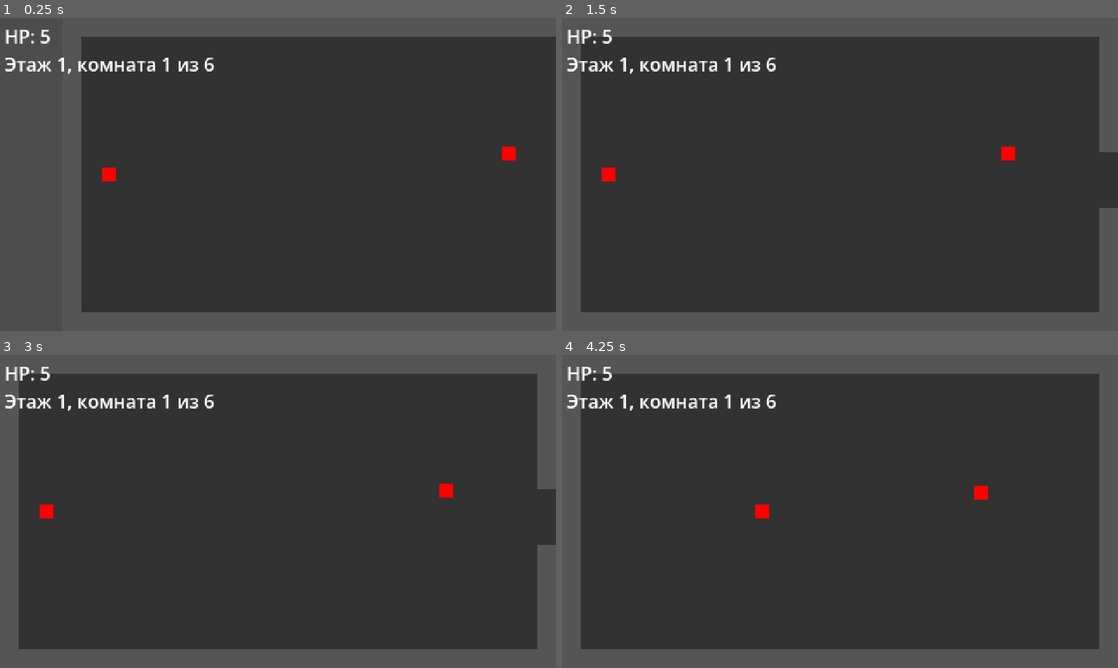
Above: before the commit, frames 1-4 (two rows, left to right).
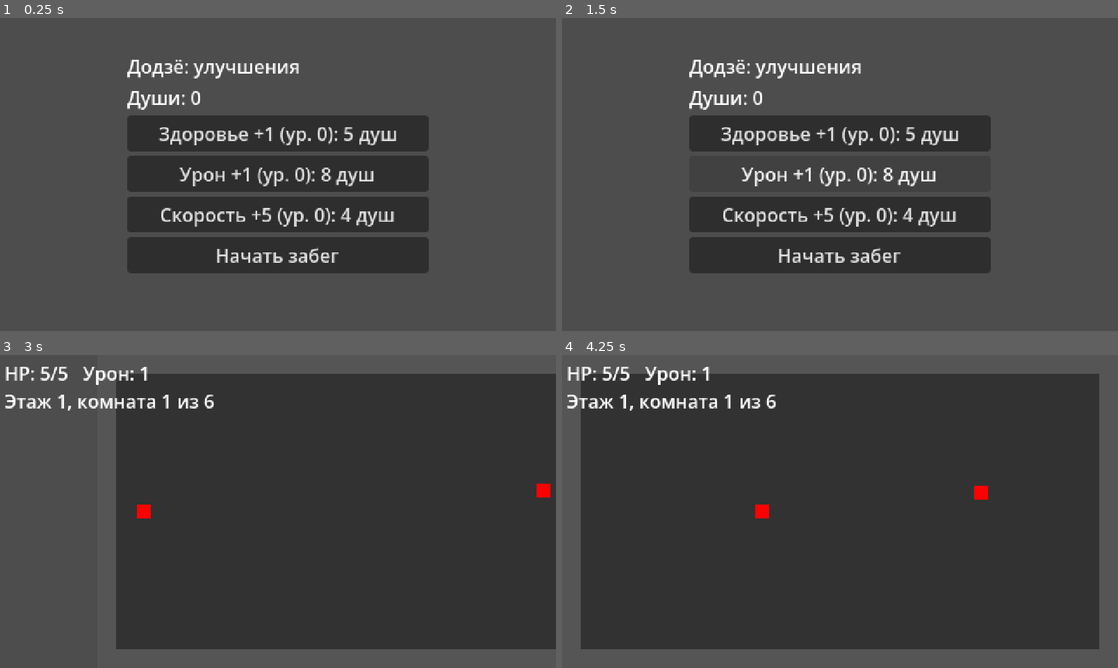
Above: after the commit, the same moments.

Repository: yungvlone112/first-roguelike-project
Game: Godot game, scene res://scenes/shop.tscn
Same seed, same stepped clock (60 frames per second), same inputs: the game is played once before the commit and once after it. Before the commit the project starts from res://scenes/main.tscn.
Inputs (mouse positions are in pixels of both pictures, inside the frame that each line leads up to):
- Up to frame 1 (0.25 s): no input
- Up to frame 2 (1.5 s): click (840, 133) at 0.5 s, where only the run after the commit has a clickable "Здоровье +1 (ур. 0): 5 душ"; click (840, 174) at 1.25 s, where only the run after the commit has a clickable "Урон +1 (ур. 0): 8 душ"
- Up to frame 3 (3 s): click (278, 552) at 2 s, where only the run after the commit has a clickable "Скорость +5 (ур. 0): 4 душ"; click (278, 592) at 2.75 s, where only the run after the commit has a clickable "Начать забег"
- Up to frame 4 (4.25 s): hold D (move_right) from 3.53 s (still down); tap J (attack) at 3.6 s

The runs differ from the first frame. In frame 1, 53% of the frame differs, in the area x 0-100%, y 3-94%; in frame 2, 60%; in frame 3, 18%; in frame 4, 0.3%.

Commit message:
постоянная прокачка и экран Додзё

Diff:
--- a/project.godot
+++ b/project.godot
@@ -11,9 +11,13 @@
 [application]
 
 config/name="first roguelike project"
-run/main_scene="uid://cal0kpvcj82mj"
+run/main_scene="uid://cfk5rqbuv24rf"
 config/features=PackedStringArray("4.7", "Forward Plus")
 config/icon="res://icon.svg"
+
+[autoload]
+
+Meta="*uid://bnpikh0g7rlyc"
 
 [display]
 
--- /dev/null
+++ b/scenes/pickup.tscn
@@ -0,0 +1,24 @@
+[gd_scene format=3 uid="uid://t8sfxbyneqr6"]
+
+[ext_resource type="Script" uid="uid://de7mqjrkln1sh" path="res://scripts/pickup.gd" id="1_pg2rt"]
+
+[sub_resource type="CircleShape2D" id="CircleShape2D_hf7dp"]
+radius = 7.0
+
+[node name="Pickup" type="Area2D" unique_id=990825989]
+script = ExtResource("1_pg2rt")
+
+[node name="CollisionShape2D" type="CollisionShape2D" parent="." unique_id=1285709175]
+shape = SubResource("CircleShape2D_hf7dp")
+
+[node name="ColorRect" type="ColorRect" parent="." unique_id=216442295]
+offset_left = -5.0
+offset_top = -5.0
+offset_right = 5.0
+offset_bottom = 5.0
+
+[node name="Tag" type="Label" parent="." unique_id=115183044]
+offset_left = -20.0
+offset_top = -20.0
+offset_right = 20.0
+offset_bottom = 3.0
--- a/scenes/player.tscn
+++ b/scenes/player.tscn
@@ -29,12 +29,12 @@
 limit_smoothed = true
 position_smoothing_enabled = true
 
-[node name="HitBox" type="Area2D" parent="." unique_id=235776242]
+[node name="Hitbox" type="Area2D" parent="." unique_id=235776242]
 
-[node name="CollisionShape2D" type="CollisionShape2D" parent="HitBox" unique_id=148646269]
+[node name="CollisionShape2D" type="CollisionShape2D" parent="Hitbox" unique_id=148646269]
 shape = SubResource("RectangleShape2D_fqxyq")
 
-[node name="Slash" type="ColorRect" parent="HitBox" unique_id=583038734]
+[node name="Slash" type="ColorRect" parent="Hitbox" unique_id=583038734]
 offset_left = -8.0
 offset_top = -8.0
 offset_right = 8.0
--- /dev/null
+++ b/scenes/shop.tscn
@@ -0,0 +1,10 @@
+[gd_scene format=3 uid="uid://cfk5rqbuv24rf"]
+
+[ext_resource type="Script" uid="uid://bdbyrpx167va2" path="res://scripts/shop.gd" id="1_lx5au"]
+
+[node name="Shop" type="Control" unique_id=1825550824]
+layout_mode = 3
+anchors_preset = 0
+offset_right = 40.0
+offset_bottom = 40.0
+script = ExtResource("1_lx5au")
--- a/scripts/main.gd
+++ b/scripts/main.gd
@@ -31,7 +31,8 @@
 	if room_idx == 0:
 		current.enemy_count = 1
 	elif room_idx == rooms_in_floor - 1:
-		current.enemy_count = 5 + floor_num
+		current.is_boss = true
+		current.boss_hp = 8 + 4 * floor_num
 	else:
 		current.enemy_count = randi_range(2, 3 + floor_num)
 	player.global_position = Vector2(40, 135)
--- /dev/null
+++ b/scripts/meta.gd
@@ -0,0 +1,49 @@
+extends Node
+
+const SAVE_PATH := "user://save.json"
+const NAMES = {"hp": "Здоровье +1", "dmg": "Урон +1", "speed": "Скорость +5"}
+const BASE_COST = {"hp": 5, "dmg": 8, "speed": 4}
+
+var souls := 0
+var levels := {"hp": 0, "dmg": 0, "speed": 0}
+
+func _ready():
+	load_game()
+
+func level(kind):
+	return levels[kind]
+
+func cost(kind):
+	return BASE_COST[kind] * (levels[kind] + 1)
+
+func buy(kind) -> bool:
+	var c = cost(kind)
+	if souls < c:
+		return false
+	souls -= c
+	levels[kind] += 1
+	save_game()
+	return true
+
+func add_souls(n):
+	souls += n
+	save_game()
+
+func save_game():
+	var f = FileAccess.open(SAVE_PATH, FileAccess.WRITE)
+	if f:
+		f.store_string(JSON.stringify({"souls": souls, "levels": levels}))
+
+func load_game():
+	if not FileAccess.file_exists(SAVE_PATH):
+		return
+	var f = FileAccess.open(SAVE_PATH, FileAccess.READ)
+	if f == null:
+		return
+	var data = JSON.parse_string(f.get_as_text())
+	if typeof(data) != TYPE_DICTIONARY:
+		return
+	souls = int(data.get("souls", 0))
+	var lv = data.get("levels", {})
+	for k in levels:
+		levels[k] = int(lv.get(k, 0))
--- /dev/null
+++ b/scripts/pickup.gd
@@ -0,0 +1,27 @@
+extends Area2D
+
+@export var kind := "heal"
+
+const COLORS = {
+	"heal": Color(0.3, 0.9, 0.4),
+	"damage": Color(1.0, 0.6, 0.1),
+	"speed": Color(0.3, 0.6, 1.0),
+	"maxhp": Color(1.0, 0.4, 0.6)
+}
+const NAMES = {
+	"heal": "Лечение",
+	"damage": "+Урон",
+	"speed": "+Скорость",
+	"maxhp": "+Макс. HP"
+}
+
+func _ready():
+	$ColorRect.color = COLORS[kind]
+	$Tag.text = NAMES[kind]
+	$Tag.add_theme_font_size_override("font_size", 8)
+	body_entered.connect(_on_body)
+
+func _on_body(body):
+	if body.is_in_group("player"):
+		body.apply_item(kind)
+		queue_free()
--- a/scripts/player.gd
+++ b/scripts/player.gd
@@ -7,14 +7,14 @@
 @export var max_hp := 5
 @export var iframes := 1.0
 
-var dead := false
 var hp := 0
 var facing := Vector2.RIGHT
 var can_attack := true
 var invincible := false
+var dead := false
 
-@onready var hitbox: Area2D = $HitBox
-@onready var slash: ColorRect = $HitBox/Slash
+@onready var hitbox: Area2D = $Hitbox
+@onready var slash: ColorRect = $Hitbox/Slash
 @onready var hp_label: Label = $HUD/HPLabel
 
 func _ready():
@@ -53,7 +53,20 @@
 		body.take_damage(attack_damage)
 
 func update_hp():
-	hp_label.text = "HP: %d" % hp
+	hp_label.text = "HP: %d/%d   Урон: %d" % [hp, max_hp, attack_damage]
+
+func apply_item(kind):
+	match kind:
+		"heal":
+			hp = min(hp + 2, max_hp)
+		"damage":
+			attack_damage += 1
+		"speed":
+			speed += 15.0
+		"maxhp":
+			max_hp += 1
+			hp += 1
+	update_hp()
 
 func take_damage(amount):
 	if invincible or dead:
@@ -62,7 +75,7 @@
 	update_hp()
 	if hp <= 0:
 		dead = true
-		get_tree().call_deferred("reload_current_scene")
+		get_tree().call_deferred("change_scene_to_file", "res://scenes/shop.tscn")
 		return
 	invincible = true
 	modulate.a = 0.4
--- a/scripts/room.gd
+++ b/scripts/room.gd
@@ -5,6 +5,7 @@
 const ENEMY = preload("res://scenes/enemy.tscn")
 const SHOOTER = preload("res://scenes/shooter.tscn")
 const BOSS = preload("res://scenes/boss.tscn")
+const PICKUP = preload("res://scenes/pickup.tscn")
 
 var enemy_count := 2
 var is_boss := false
@@ -56,6 +57,22 @@
 	exited.emit()
 
 func _on_enemy_died():
+	Meta.add_souls(1)
 	alive -= 1
 	if alive <= 0:
 		door.unlock()
+		drop_rewards.call_deferred()
+
+func drop_rewards():
+	if is_boss:
+		Meta.add_souls(10)
+		spawn_pickup("heal", Vector2(215, 135))
+		spawn_pickup(["damage", "speed", "maxhp"].pick_random(), Vector2(265, 135))
+	elif randf() < 0.3:
+		spawn_pickup("heal", Vector2(240, 135))
+
+func spawn_pickup(kind, pos):
+	var p = PICKUP.instantiate()
+	p.kind = kind
+	p.position = pos
+	add_child(p)
--- /dev/null
+++ b/scripts/shop.gd
@@ -0,0 +1,42 @@
+extends Control
+
+var info: Label
+var buttons := {}
+
+func _ready():
+	set_anchors_preset(Control.PRESET_FULL_RECT)
+	var bg := ColorRect.new()
+	bg.color = Color(0.1, 0.08, 0.18)
+	add_child(bg)
+	bg.set_anchors_preset(Control.PRESET_FULL_RECT)
+	var box := VBoxContainer.new()
+	box.position = Vector2(110, 30)
+	box.custom_minimum_size = Vector2(260, 0)
+	add_child(box)
+	var title := Label.new()
+	title.text = "Додзё: улучшения"
+	box.add_child(title)
+	info = Label.new()
+	box.add_child(info)
+	for kind in ["hp", "dmg", "speed"]:
+		var b := Button.new()
+		b.pressed.connect(_on_buy.bind(kind))
+		box.add_child(b)
+		buttons[kind] = b
+	var start := Button.new()
+	start.text = "Начать забег"
+	start.pressed.connect(_on_start)
+	box.add_child(start)
+	refresh()
+
+func refresh():
+	info.text = "Души: %d" % Meta.souls
+	for kind in buttons:
+		buttons[kind].text = "%s (ур. %d): %d душ" % [Meta.NAMES[kind], Meta.level(kind), Meta.cost(kind)]
+
+func _on_buy(kind):
+	if Meta.buy(kind):
+		refresh()
+
+func _on_start():
+	get_tree().change_scene_to_file("res://scenes/main.tscn")
Not shown, added: scripts/meta.gd.uid
Not shown, added: scripts/pickup.gd.uid
Not shown, added: scripts/shop.gd.uid
